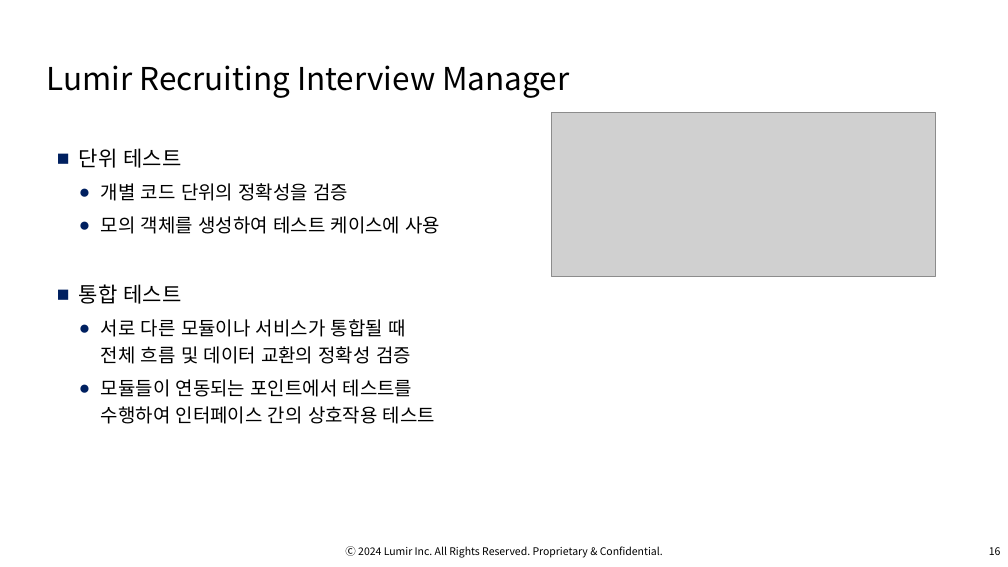
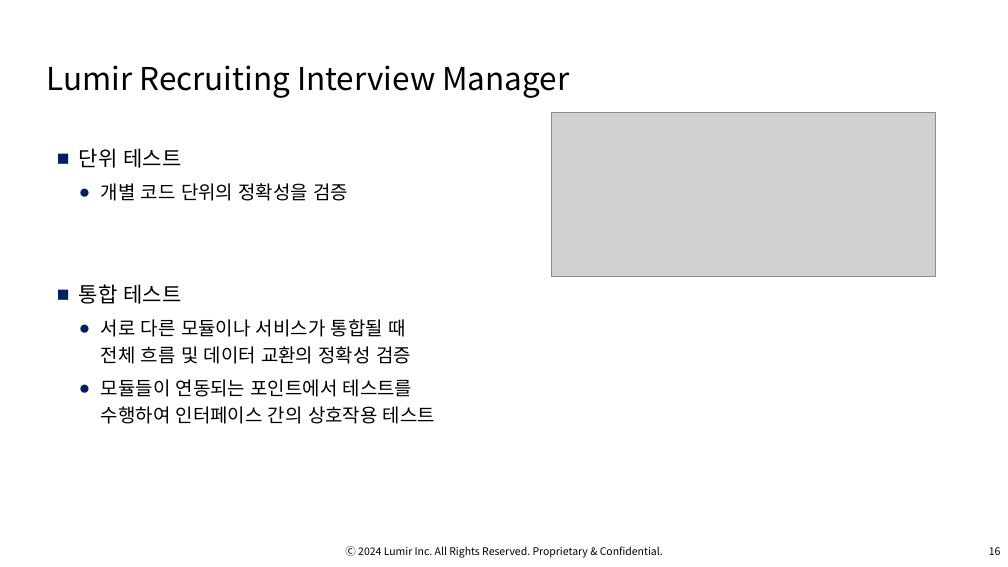
Before and after one commit to OsterRepository/OsterRepository, a slide deck: slide 17 of 기술 7부 김민수 성과 발표.pptx. Drawn at 1008x567 pixels with LibreOffice and Linux fonts; fonts in the diff are those of the drawing; grey boxes stand for pictures; background and template pictures are left out. Boxes give left, top, right and bottom in pixels: in the first picture for what was removed or moved away, otherwise in the second. Text is boxed around its words. In the diff, an @@ line names an element or a change of style, - is before the commit and + after.

Commit message:
추가중

```diff
--- a/기술 7부 김민수 성과 발표.pptx
+++ b/기술 7부 김민수 성과 발표.pptx
@@ text at bbox=[101, 216, 441, 234]: paragraph removed @@
-  ● 모의 객체를 생성하여 테스트 케이스에 사용
```
